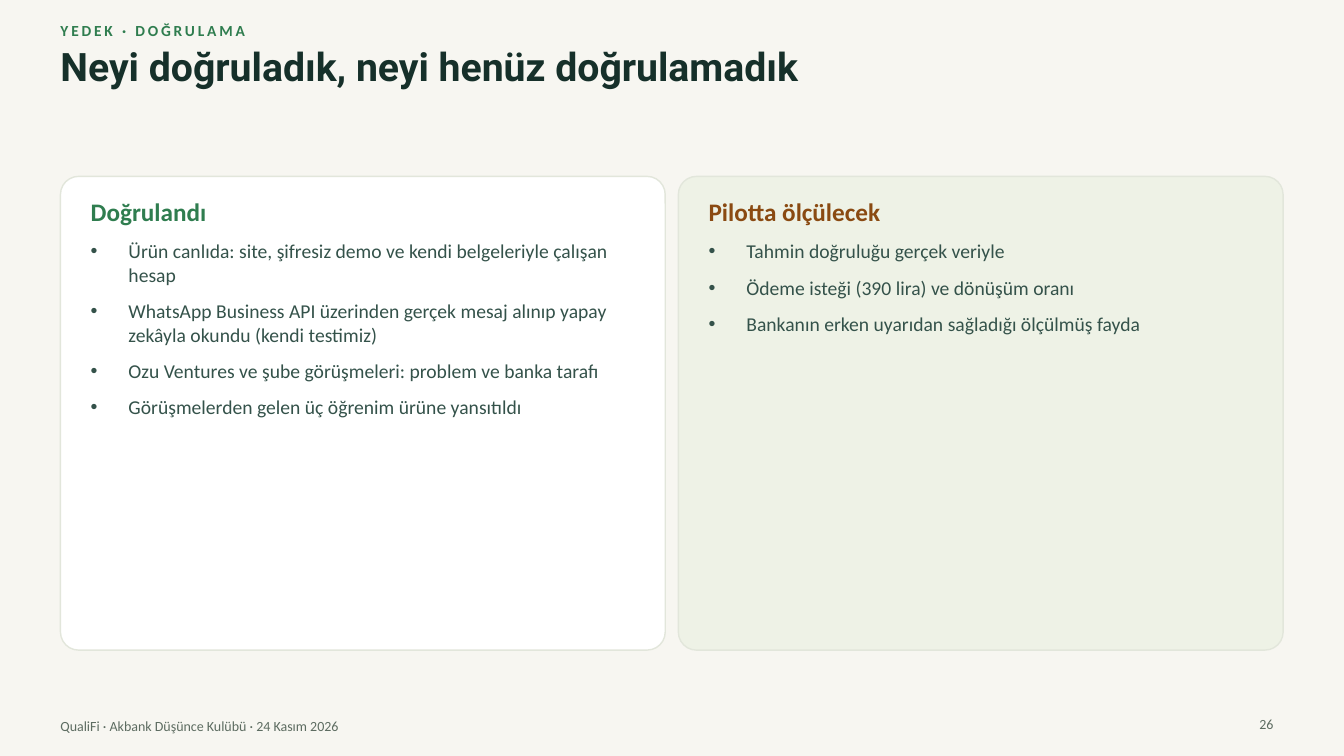
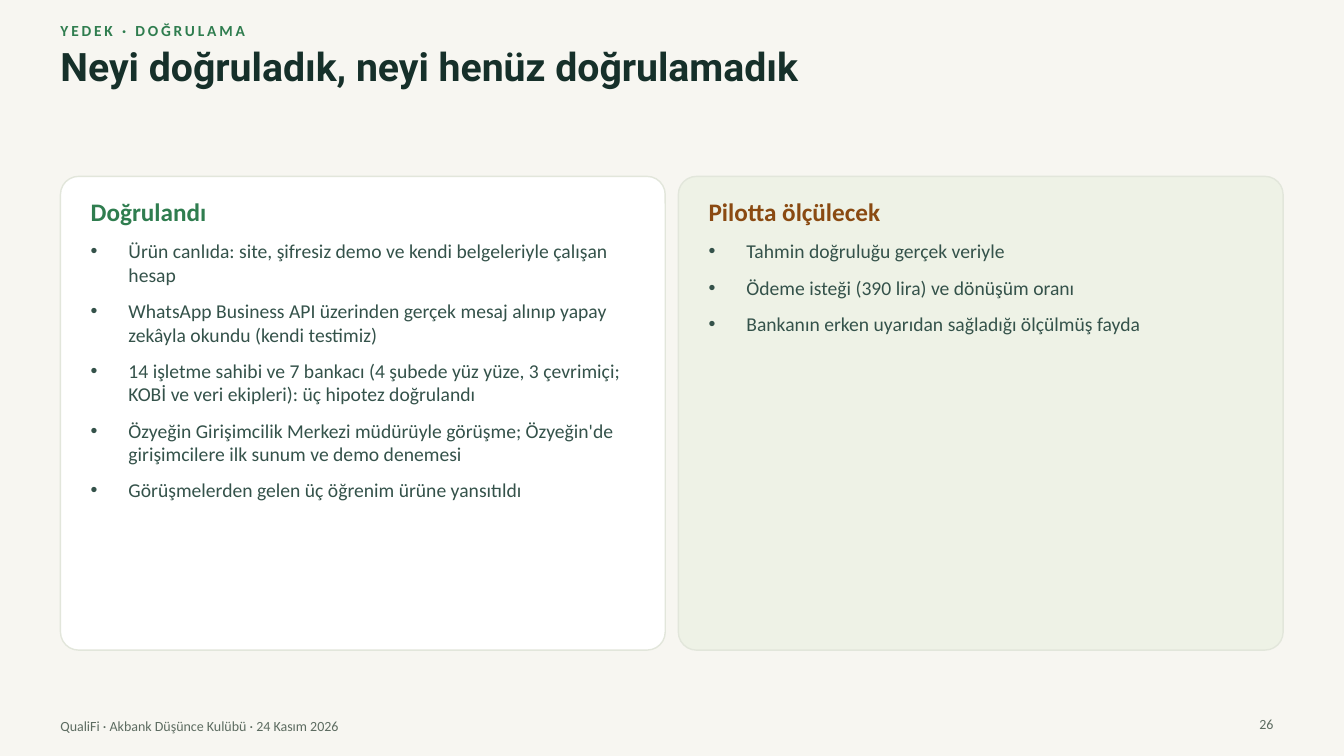
Before and after one commit to Talhaguler1/qualifi-41598058, a slide deck: slide 26 of marketing/presentation-2026-11-24/QualiFi-final-sunum.pptx. Drawn at 1344x756 pixels with LibreOffice and Linux fonts; fonts in the diff are those of the drawing. Boxes give left, top, right and bottom in pixels: in the first picture for what was removed or moved away, otherwise in the second. Text is boxed around its words. In the diff, an @@ line names an element or a change of style, - is before the commit and + after.

```diff
--- a/marketing/presentation-2026-11-24/QualiFi-final-sunum.pptx
+++ b/marketing/presentation-2026-11-24/QualiFi-final-sunum.pptx
@@ text at box(128, 364, 619, 465): text changed @@
-• Ozu Ventures ve şube görüşmeleri: problem ve banka tarafı
+• 14 işletme sahibi ve 7 bankacı (4 şubede yüz yüze, 3 çevrimiçi; KOBİ ve veri ekipleri): üç hipotez doğrulandı
+• Özyeğin Girişimcilik Merkezi müdürüyle görüşme; Özyeğin'de girişimcilere ilk sunum ve demo denemesi
```
Also in this commit, not shown: 3 other slides changed, 2 other files.
